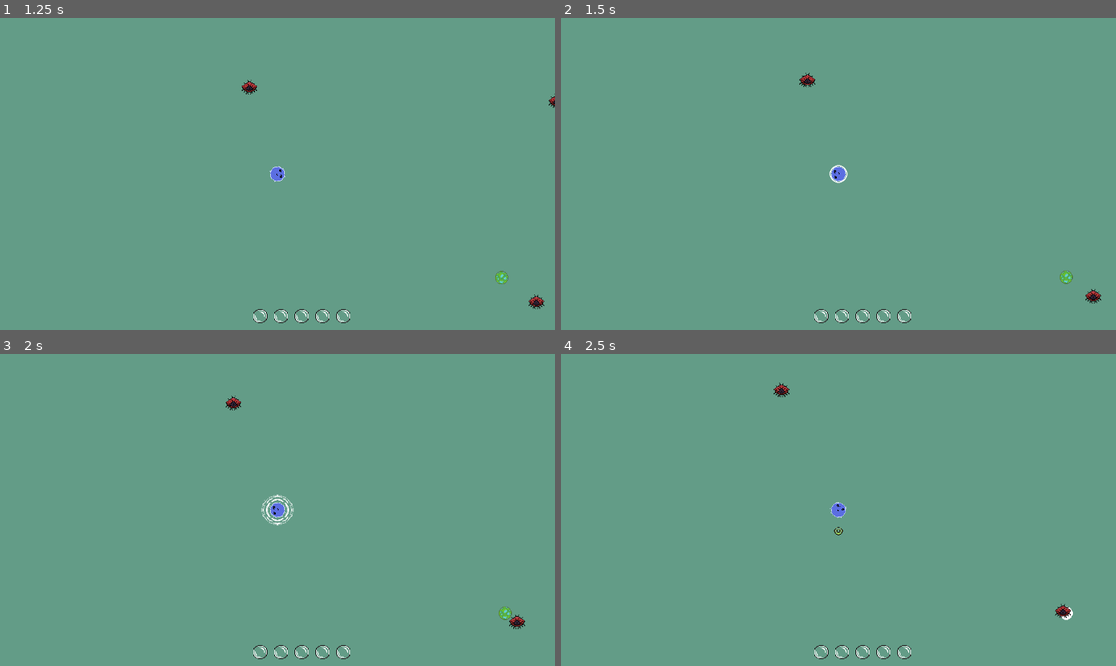
Above: before the commit, frames 1-4 (two rows, left to right).
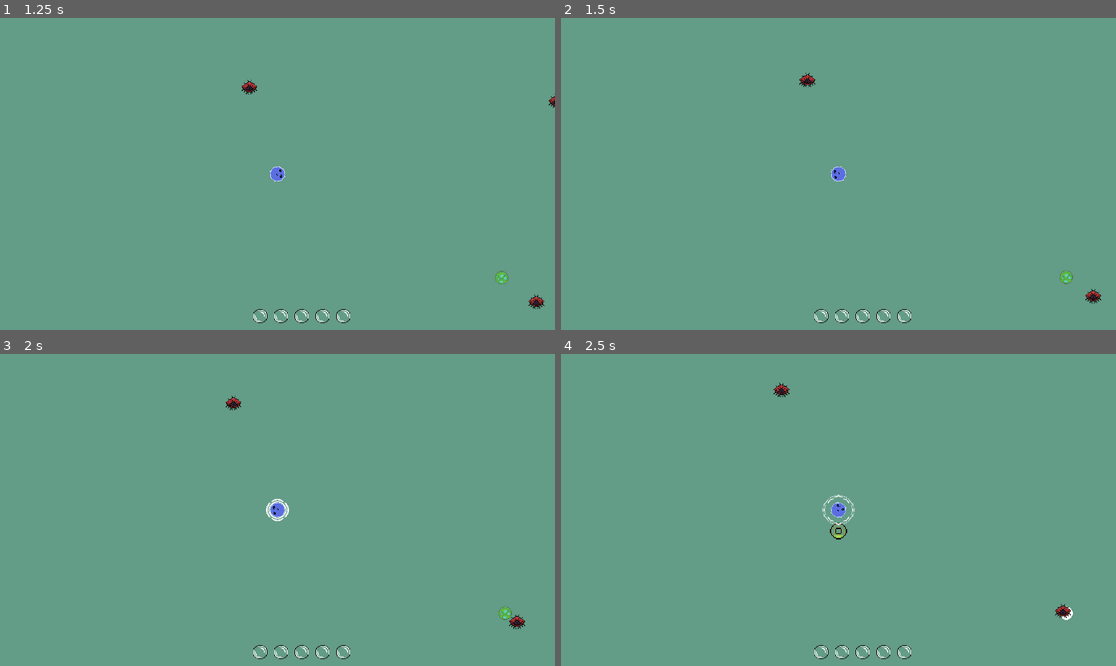
Above: after the commit, the same moments.

Repository: Ethan-D-S/primordial
Game: Godot game, scene res://main.tscn
Two runs of this game, one before a commit and one after it. Both use one fixed random seed, a clock stepped at 60 frames per second and the inputs below.
Inputs (mouse positions are in pixels of both pictures, inside the frame that each line leads up to):
- Up to frame 1 (1.25 s): move the mouse to (399, 158) at 0.52 s; hold Space (dash) from 0.53 s (still down)
- Up to frame 2 (1.5 s): move the mouse to (727, 189) at 1.27 s; release Space (dash) at 1.28 s; click (727, 189) at 1.35 s
- Up to frame 3 (2 s): no input
- Up to frame 4 (2.5 s): move the mouse to (894, 441) at 2.02 s; hold E (regenerate) from 2.03 s (still down)

Frame 1 is identical in both runs. In frame 2, less than 0.1% of the frame differs, in the area x 48-52%, y 46-54%; in frame 3, 0.1%; in frame 4, 0.2%, in the area x 47-53%, y 44-60%.

Commit message:
movement states w/ signaling

Diff:
--- a/animations.gd
+++ b/animations.gd
@@ -11,15 +11,25 @@
 func _ready() -> void:
 	play_idle()
 
+
 func _physics_process(delta: float) -> void:
 	print("player sprite scale: ", player.player_sprite.scale)
 	idle.global_position = player.global_position
-	idle.scale = player.player_sprite.scale
+	# idle.scale = player.player_sprite.scale * 2
+
 
 func play_idle():
 	idle.play("idle")
 
-#func play_moving():
-	#movement.play("move")
+func play_moving():
+	# stop idle animation
+	idle.stop()
+	# play moving animation.
 
 # dash
+
+
+func _on_player_state_changed(new_state: int) -> void:
+	match new_state:
+		player.PlayerState.IDLE: play_idle()
+		player.PlayerState.MOVING: play_moving()
--- a/player.gd
+++ b/player.gd
@@ -8,10 +8,12 @@
 var speed = base_speed
 var mass: float = base_mass
 @export var max_mass: float = 5.0
+#var is_moving: bool = false
 
 ## signals
 signal grew
 signal energy_changed(current_energy: int)
+signal state_changed(new_state: PlayerState)
 
 # GM quantities: probably should port to a dedicated data structure
 var algaeGM : float = 0.0
@@ -33,12 +35,24 @@
 var eating_timer: float = 0.0
 var eat_duration: float = 1.0 # time to eat
 var being_eaten_by = null
+
 @onready var player_sprite = $Sprite
 
 @onready var dash: Node = $Abilities/DashAbility
 @onready var regen: Node = $Abilities/RegenEnergyAbility
 @onready var creature_data = get_node("../CreatureData")
 @onready var animation = $Animations
+
+# expandable player states
+enum PlayerState {IDLE, MOVING}
+
+# setter for movement states
+var current_state: PlayerState = PlayerState.IDLE:
+	set(value):
+		if value != current_state:
+			current_state = value
+			# emit signal when states change
+			emit_signal("state_changed", value)
 
 func _ready():
 	# get center coords of screen
@@ -77,6 +91,13 @@
 		return
 
 	get_input()
+
+	#update player state
+	if velocity != Vector2.ZERO:
+		current_state = PlayerState.MOVING
+	else:
+		current_state = PlayerState.IDLE
+
 	move_and_slide()
 
 
@@ -139,8 +160,13 @@
 			emit_signal("energy_changed", energy)
 func update_speed():
 	speed = max(base_speed * base_mass/mass, base_speed)
-# boolean check for abilities active
+
+# boolean check for abilities and movement active
 func is_dashing() -> bool:
 	return dash.is_dashing
 func is_regenerating() -> bool:
 	return regen.is_active
+func is_moving() -> bool:
+	if velocity:
+		return true
+	return false
--- a/player.tscn
+++ b/player.tscn
@@ -223,5 +223,6 @@
 sprite_frames = SubResource("SpriteFrames_iruf7")
 animation = &"idle"
 
+[connection signal="state_changed" from="." to="Animations" method="_on_player_state_changed"]
 [connection signal="area_entered" from="touch" to="." method="_on_touch_area_entered"]
 [connection signal="area_exited" from="touch" to="." method="_on_touch_area_exited"]
--- a/regen_energy_ability.gd
+++ b/regen_energy_ability.gd
@@ -33,7 +33,7 @@
 			$RegenSound.play()
 
 		animation.global_position = player.global_position + Vector2(0, 40)
-		animation.scale = player.player_sprite.scale
+		animation.scale = player.player_sprite.scale * 2
 
 		regen_timer -= delta
 		player.velocity = Vector2.ZERO
